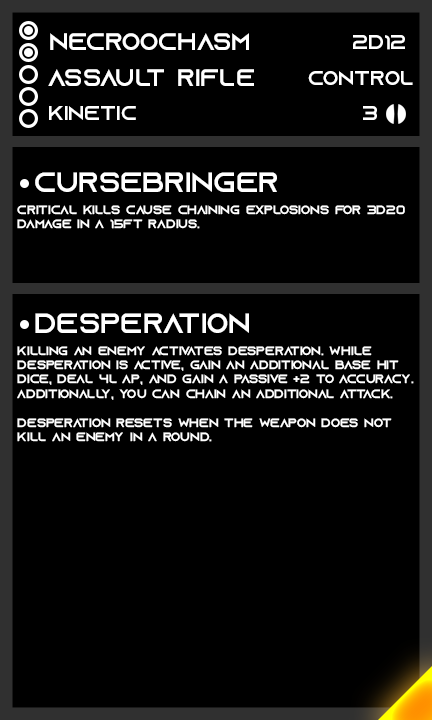
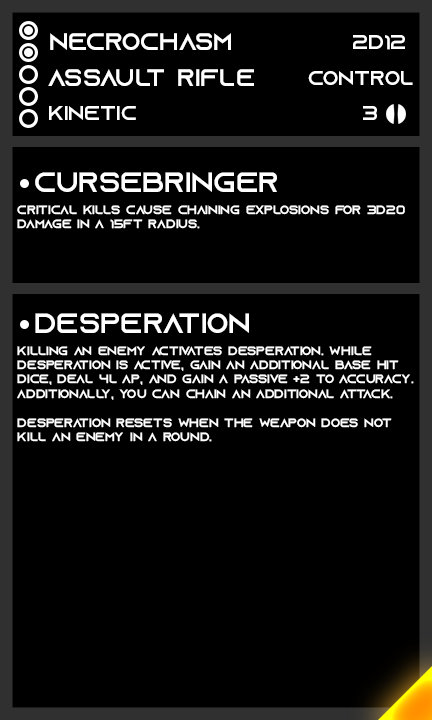
The second 432 × 720 image is a revision of the first. Changes to its layers:
renamed "necroochasm" to "necrochasm", painted on it over [140, 33, 249, 50]
